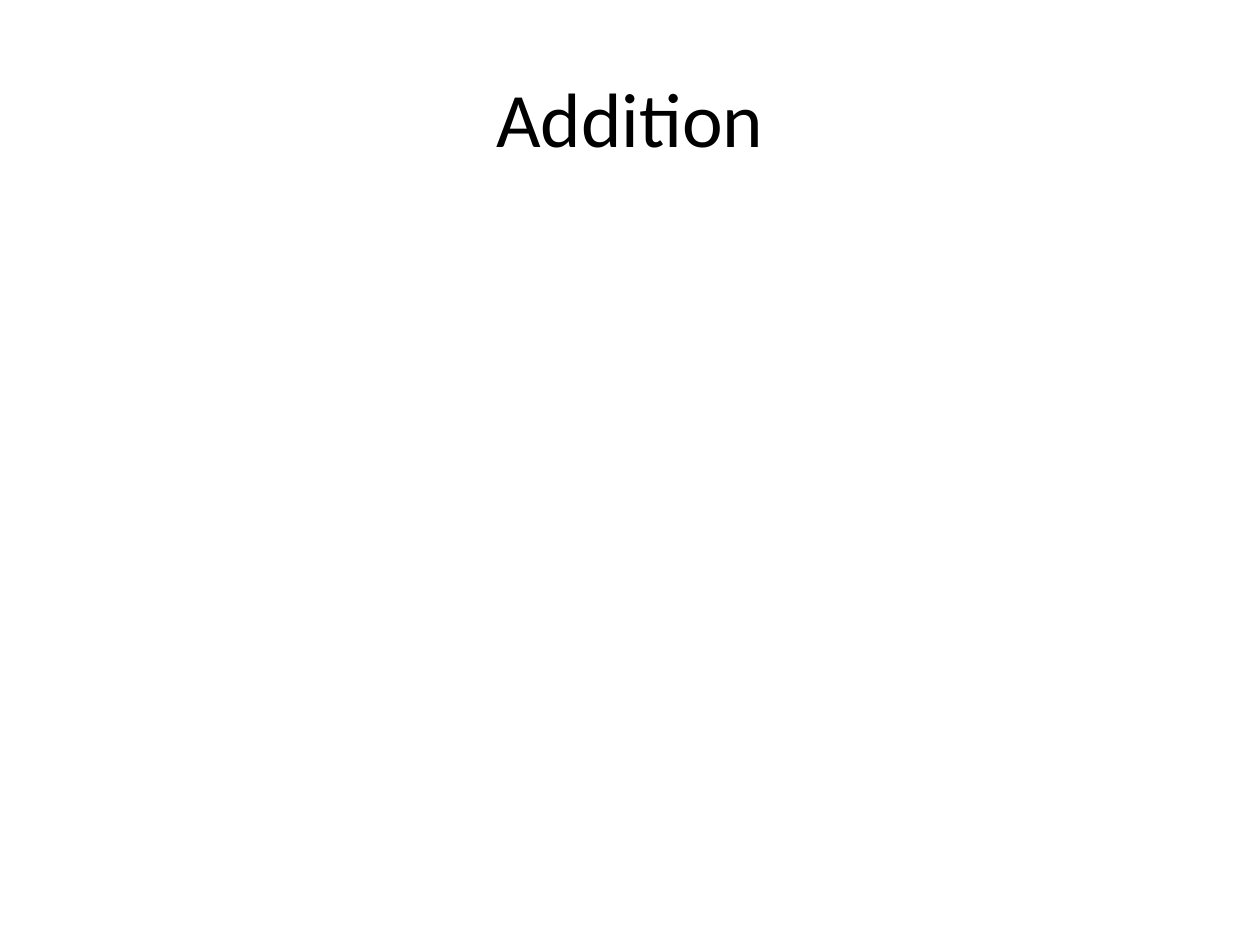
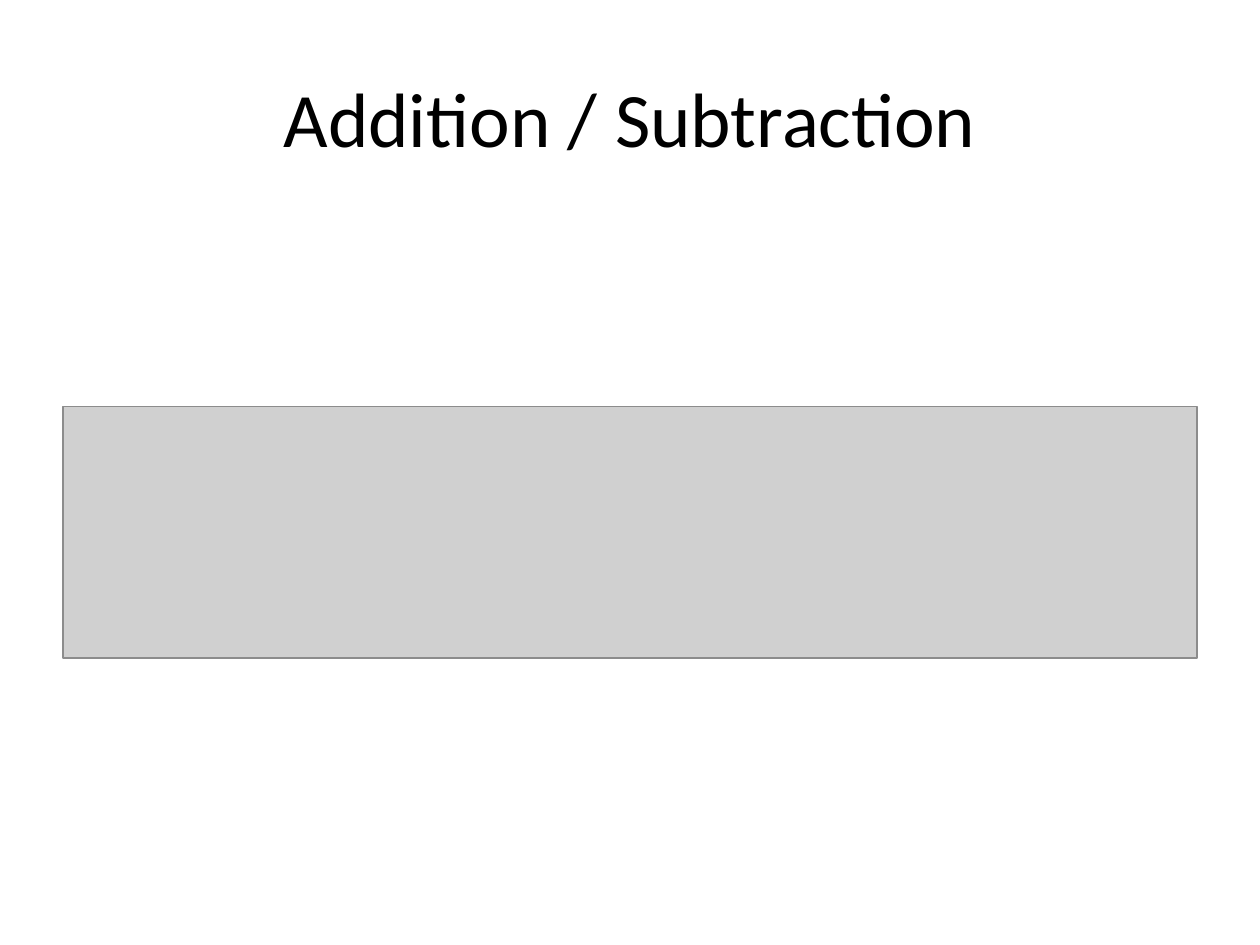
Before and after one commit to sahandKashani/CUDA-multiprecision-arithmetic-code-generator, a slide deck: slide 14 of report/Presentation.pptx (slide 13 before the commit). Drawn at 1260x945 pixels with LibreOffice and Linux fonts; fonts in the diff are those of the drawing; grey boxes stand for pictures. Boxes give left, top, right and bottom in pixels: in the first picture for what was removed or moved away, otherwise in the second. Text is boxed around its words. In the diff, an @@ line names an element or a change of style, - is before the commit and + after.

```diff
--- a/report/Presentation.pptx
+++ b/report/Presentation.pptx
@@ title at bbox=[284, 93, 975, 148]: text changed @@
-Addition
+Addition / Subtraction
@@ picture added at bbox=[63, 407, 1197, 659] @@
```
Also in this commit, not shown: 3 other slides changed, 6 slides added, 37 other files.
